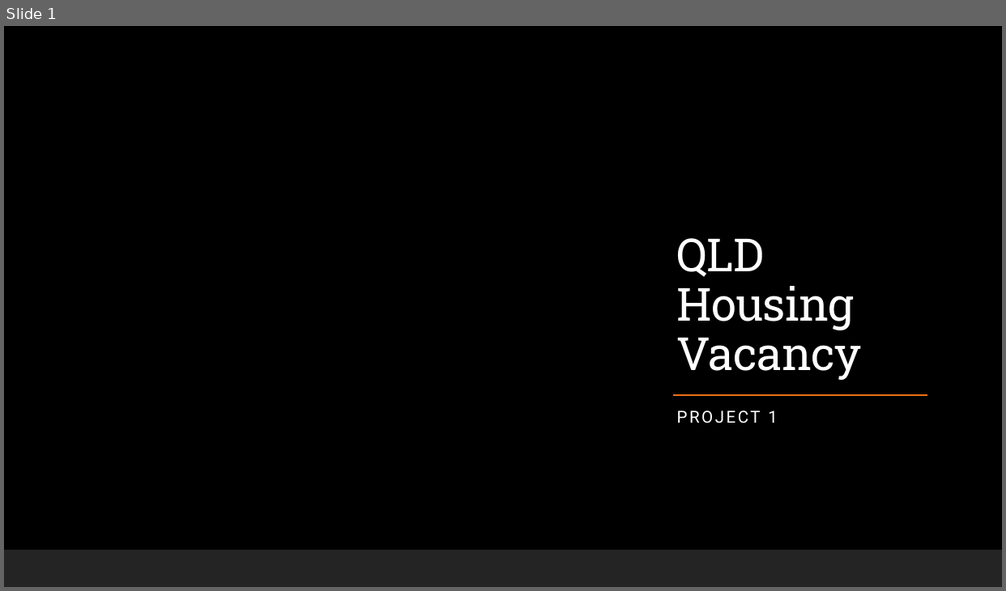
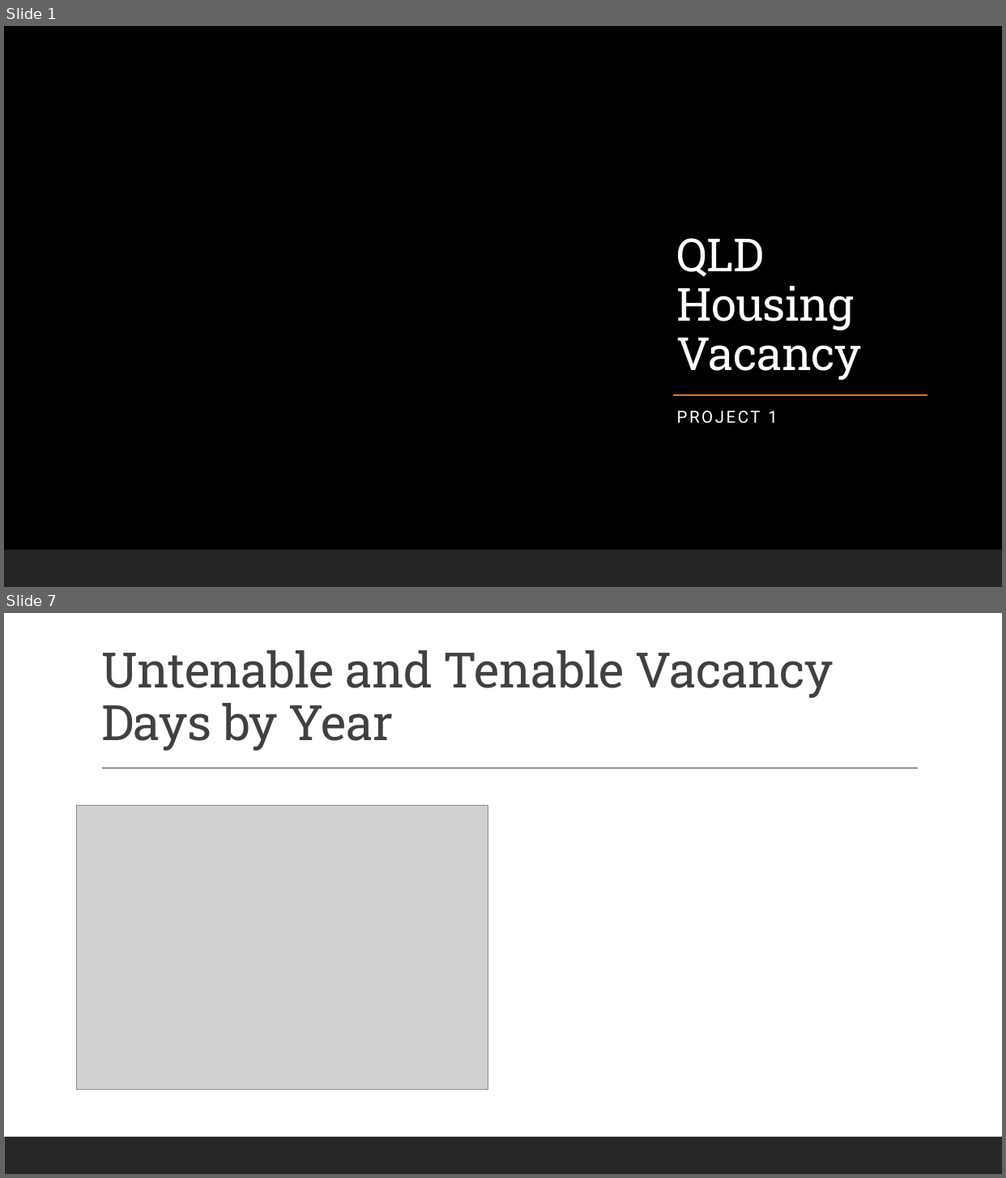
Before and after one commit to Anguyensfg/project-1, a slide deck: QLD Housing Vacancy.pptx. Shown one above the other, each under a label of ours: slide 1 before the commit, slides 1 and 7 after it; the slides between them are not shown. The pictures are 1006x591 and 1006x1178 pixels, drawn with LibreOffice and Linux fonts; fonts in the diff are those of the drawing; grey boxes stand for pictures; background and template pictures are left out. Boxes give left, top, right and bottom in pixels: in the first picture for what was removed or moved away, otherwise in the second. Text is boxed around its words. In the diff, an @@ line names an element or a change of style, - is before the commit and + after.

```diff
--- a/QLD Housing Vacancy.pptx
+++ b/QLD Housing Vacancy.pptx
@@ slide 7 added at (4,613,1002,1174), background #FFFFFF; not listed: 1 template element that a slide beside it also shows @@
@@ title added at (101,650,833,751), 47 pt, text #404040 @@
+Untenable and Tenable Vacancy Days by Year
@@ line added from (102, 769) to (918, 769), #404040 1 pt @@
@@ picture added at (77,806,488,1090) @@
```
Also in this commit, not shown: 1 slide changed, 13 other slides added.
